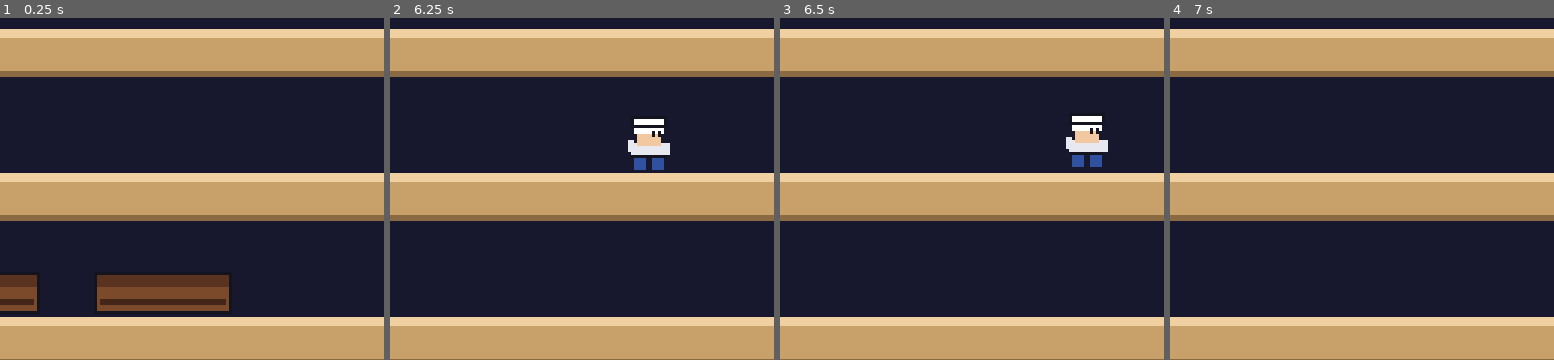
Above: before the commit, frames 1-4 (left to right).
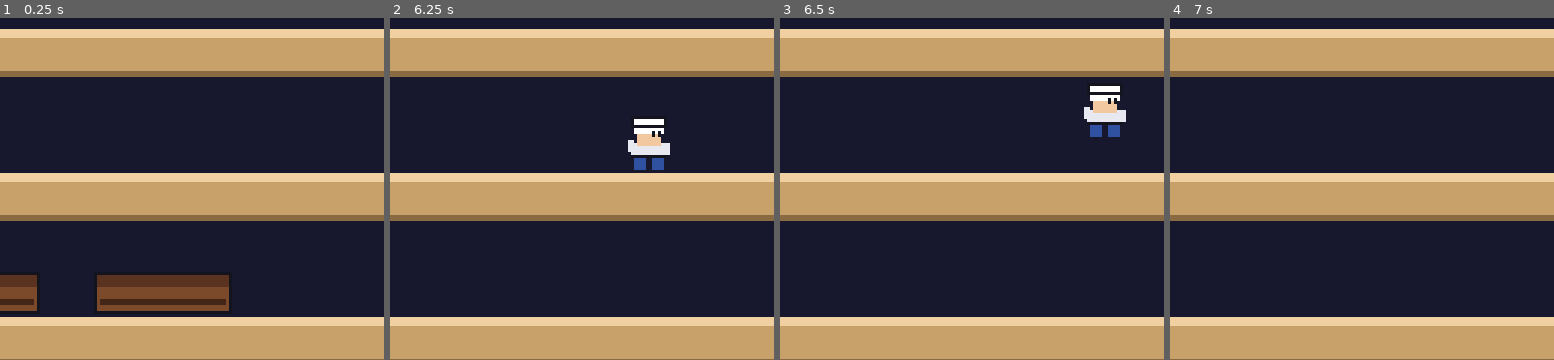
Above: after the commit, the same moments.

Repository: orbitmechanic/hamburger-helper
Game: Godot game, scene res://tests/test_scene.tscn
Same seed, same stepped clock (60 frames per second), same inputs: the game is played once before the commit and once after it. This scene is started directly instead of the project's main scene.
Inputs:
- Up to frame 1 (0.25 s): no input
- Up to frame 2 (6.25 s): tap Enter (confirm) at 0.5, 1.35, 3.5, 5, 5.1 s; hold Right (move_right) 0.53-1.28 s; tap Space (jump) at 0.6, 0.77, 1.07, 1.52, 1.55, 1.82, 2.3, 3.02, 3.05, 3.32, 3.77, 3.8, 4.07, 4.35, 4.52, 4.82, 5.3, 6.02, 6.05 s; hold Down (move_down) 1.28-2.03 s; hold Right (move_right) 2.03-2.78 s; tap F (pepper) at 2.1, 5.85 s; hold Up (move_up) 2.78-3.53 s; tap X at 2.85 s; hold Left (move_left) 3.53-5.03 s; tap P at 3.6 s; hold Down (move_down) 5.03-5.78 s; hold Right (move_right) from 5.78 s (still down)
- Up to frame 3 (6.5 s): keep holding Right (move_right); tap Space (jump) at 6.32 s
- Up to frame 4 (7 s): release Right (move_right) at 6.53 s; hold Up (move_up) from 6.53 s (still down); tap X at 6.6 s; tap Space (jump) at 6.77, 6.8 s
The pictures show only the part of the screen within x 26-76%, y 21-71%; the shares and areas given below are measured in that part.

Frames 1-2 are identical in both runs. In frame 3, 1.8% of the frame differs, in the area x 74-91%, y 19-44%; in frame 4, nothing differs.

Commit message:
Make the jump clear a nasty, and make a rider actually ride
The jump existed and moved the chef a cell, which made it useless: the hop landed
in the cell in front of him, so a nasty standing there caught him as he came down.
It now carries him clean over that cell and lands on the far side, which is what
turns it into a dodge. Jumping is also a push off a platform now, not a leap off a
ladder rung, so a chef on a ladder cannot jump sideways even when there is a ledge
under him, and a chef with nothing beneath him (already falling) cannot jump. A
wall in front cancels the hop; a wall on the far side shortens it rather than
cancelling it.

The ride was dead code. riding() matched a part against the nasty's own cell, but a
nasty rides a part by standing on top of it, so the part fills the cell below - the
comparison was off by one row and could never be true. Every crossing therefore
found no riders, nobody was ever carried, and the two-storey rider drop and RIDE
bonus were unreachable. It now matches the cell below, so walking a part a nasty
stands on drops it a second storey and carries the nasty down. When the part lands
it crushes the rider instead of letting it step off, and if the part boards a burger
and leaves the maze the rider is crushed with it. The auto-attach that stepped a
nasty onto any resting part it stood on was removed; it was also dead code under
the old comparison, and with a working one it would have attached riders that were
not on a falling part and then killed them on landing.

Diff:
--- a/scripts/enemies/enemy.gd
+++ b/scripts/enemies/enemy.gd
@@ -86,11 +86,13 @@
 
 
 ## Whether this nasty is standing on a given part and would be carried by it.
+## The part is underfoot, so it fills the cell below him rather than his own, and
+## that is what it has to be matched against.
 func riding(ing: Ingredient) -> bool:
 	if ing == null or state in [St.SQUASH, St.RIDE, St.FALL]:
 		return false
 	for c in ing.cells:
-		if c == cell:
+		if c == cell + Vector2i.DOWN:
 			return true
 	return false
 
@@ -128,9 +130,6 @@
 	if under != null and under.falling and state != St.RIDE:
 		_squash()
 		return
-	if under != null and not under.falling and riding(under):
-		attach(under)
-		return
 
 	if done:
 		_arrived()
@@ -156,8 +155,9 @@
 
 func _tick_ride(delta: float) -> void:
 	if ride == null or not is_instance_valid(ride):
+		# The part boarded a burger and left the maze, so it took the nasty with it.
 		ride = null
-		state = St.WALK
+		_squash()
 		return
 	# Ride the part down: sit on whichever of its cells is nearest.
 	var best := ride.cells[0]
@@ -167,12 +167,11 @@
 	if ride.falling:
 		place(best)
 		return
-	# The part has landed. Step off, or fall if there is nothing to stand on.
+	# The part has landed, and it took him down with it, so it has crushed him.
+	# The ride itself was already paid for when the part was knocked
+	# (carried_rider); the squash is what takes the nasty out of play.
 	ride = null
-	state = St.WALK
-	if not board.floor_below(cell):
-		_begin_fall()
-	queue_redraw()
+	_squash()
 
 
 ## Picks this nasty up onto a part that is on its way down.
--- a/scripts/player/player.gd
+++ b/scripts/player/player.gd
@@ -158,12 +158,37 @@
 func _can_jump() -> bool:
 	if state == St.CLIMB:
 		return false
-	return not board.blocks_player(cell + Vector2i(facing, 0))
+	# A jump is a push off a platform, not a leap off a ladder rung. Both halves
+	# matter: a ladder cell is not a launch pad even when there is a ledge below
+	# it, and a chef with nothing under him is already falling.
+	if board.is_ladder(cell) or not board.floor_below(cell):
+		return false
+	return _jump_landing() != Vector2i.ZERO
+
+
+## Where a jump puts the chef down. The hop clears the cell in front of him rather
+## than landing in it, which is the whole point: the chef used to hop exactly one
+## cell, so a nasty in the next cell caught him as he came down and the jump could
+## never get him over anything. Carrying the hop to the far side of that cell is
+## what makes it a dodge. A wall right in front cancels it; a wall on the far side
+## shortens it rather than cancelling it, so a jump beside a wall is still a jump.
+func _jump_landing() -> Vector2i:
+	var one := cell + Vector2i(facing, 0)
+	if board.blocks_player(one):
+		return Vector2i.ZERO
+	var two := cell + Vector2i(facing * 2, 0)
+	if not board.blocks_player(two):
+		return two
+	return one
 
 
 func _begin_jump() -> void:
+	var landing := _jump_landing()
+	# The longer hop is given more time, but not twice as much, so clearing a
+	# nasty reads as one quick push-off rather than a slow drift across the floor.
+	var dist := absi(landing.x - cell.x)
 	state = St.JUMP
-	begin_step(cell + Vector2i(facing, 0), JUMP_DUR)
+	begin_step(landing, JUMP_DUR * (1.0 + 0.4 * float(dist - 1)))
 
 
 func _start_fall() -> void:
--- a/tests/run_tests.gd
+++ b/tests/run_tests.gd
@@ -55,6 +55,7 @@
 	await _test_contact_is_drawn_contact()
 	await _test_falling_food_squashes()
 	await _test_riding_a_part()
+	await _test_crossing_a_part_carries_the_nasty()
 	await _test_game_starts_every_level()
 	await _test_burger_completes_the_level()
 	await _test_running_out_of_chefs()
@@ -790,7 +791,9 @@
 # --- Player ----------------------------------------------------------------
 
 
-## The jump is a dodge, not a way to climb: one cell in the facing direction.
+## The jump is a dodge, not a way to climb: it clears the cell in front so a nasty
+## standing in it is gone over rather than landed on, and it only works as a push
+## off a platform, never sideways off a ladder.
 func _test_player_jump() -> void:
 	_begin("player jump")
 	var h := _Harness.new(self)
@@ -799,16 +802,47 @@
 	if board == null:
 		return
 
+	# A nasty one cell in front is the whole reason the jump has to clear a cell.
+	# It is frozen so it stays put rather than wandering into the landing cell.
+	var enemy := Enemy.new()
+	h.game_node.add_child(enemy)
+	enemy.setup(board, Vector2i(5, 0), Enemy.Kind.HOTDOG, h.player)
+	enemy.stun(90.0)
+
 	h.player.place(Vector2i(4, 0))
 	h.player.facing = 1
+	check(board.floor_below(Vector2i(4, 0)), "the chef starts on a platform")
 	h.tap(&"jump")
 	await h.frames(4)
-	check(h.player.state == Player.St.JUMP or h.player.cell.x == 5,
+	check(h.player.state == Player.St.JUMP or h.player.cell.x == 6,
 		"the jump starts")
-	await h.frames(30)
-	check(h.player.cell.x == 5, "the jump covers one cell", "x is %d" % h.player.cell.x)
+	await h.until(func() -> bool: return h.player.state == Player.St.WALK, 2.0)
+	check(h.player.cell.x == 6, "the jump clears the cell in front",
+		"x is %d" % h.player.cell.x)
 	check(h.player.cell.y == 0, "and does not change row", "y is %d" % h.player.cell.y)
-	check(h.player.state == Player.St.WALK, "and it ends standing")
+	check(h.player.state == Player.St.WALK, "and it ends standing",
+		"state is %d" % h.player.state)
+	check(h.player.cell != enemy.cell, "so the chef does not land on the nasty",
+		"both at %s" % str(h.player.cell))
+
+	# With nothing under him the chef is already falling; he must not jump.
+	h.player.place(Vector2i(4, 5))
+	h.player.facing = 1
+	check(not board.floor_below(Vector2i(4, 5)), "these cells are in mid-air")
+	h.tap(&"jump")
+	await h.frames(10)
+	check(not h.player.moving, "a chef in mid-air cannot jump")
+
+	# A ladder is not a launch pad, even with a ledge under it, so he cannot leap
+	# sideways off a rung.
+	var ladder_cell := Vector2i(4, 0)
+	board._set_tile(ladder_cell, Board.Tile.LADDER)
+	h.player.place(ladder_cell)
+	h.player.facing = 1
+	h.tap(&"jump")
+	await h.frames(10)
+	check(h.player.cell == ladder_cell, "no jump sideways off a ladder",
+		"ended at %s" % str(h.player.cell))
 	h.teardown()
 
 
@@ -1363,22 +1397,68 @@
 		return
 
 	var ing := _add_ingredient(h, board, "m", 5, 3, 6)
+	# A nasty rides a part by standing on top of it, so it sits a row above the
+	# part, not level with it.
 	var enemy := Enemy.new()
 	h.game_node.add_child(enemy)
-	enemy.setup(board, Vector2i(6, 6), Enemy.Kind.PICKLE, h.player)
+	enemy.setup(board, Vector2i(6, 5), Enemy.Kind.PICKLE, h.player)
 	check(enemy.riding(ing), "the nasty is standing on the part")
 
-	# One knock would take this part from row 6 to the row 9 ledge. A nasty riding
-	# it buys a second drop, so it goes all the way to the ground instead.
-	ing.knock()
-	await h.until(func() -> bool: return not ing.falling)
-	check(ing.rest_row == 9, "a part on its own falls one storey",
-		"row is %d" % ing.rest_row)
-
+	# A part level with the nasty is beside it, not underfoot, so it is not a
+	# ride. This is the off-by-one that used to make the whole mechanic dead.
+	var beside := _add_ingredient(h, board, "l", 2, 5, 5)
+	check(not enemy.riding(beside), "a part level with the nasty is not underfoot")
+
+	# The chef's crossing attaches the rider before it knocks the part, so the
+	# nasty is carried down instead of being flattened by the part leaving.
+	enemy.attach(ing)
 	ing.knock(1)
-	await h.until(func() -> bool: return not ing.falling)
-	check(ing.rest_row == Cfg.GRID_H - 2, "and with a rider it falls two",
-		"row is %d" % ing.rest_row)
+	check(enemy.state == Enemy.St.RIDE, "the nasty is carried down",
+		"state is %d" % enemy.state)
+	await h.until(func() -> bool: return enemy.state == Enemy.St.SQUASH, 3.0)
+	h.teardown()
+
+
+## The whole point of the ride is that it happens while you play: the chef walks
+## across a part a nasty is standing on, and the nasty goes down with it. This
+## drives the game's own crossing handler, so the mechanic is checked through the
+## path a player actually takes rather than by calling the enemy's methods.
+func _test_crossing_a_part_carries_the_nasty() -> void:
+	_begin("crossing a part carries the nasty")
+	var h := _Harness.new(self)
+	var g := await h.start_game(0)
+	if g == null:
+		return
+	g._enter(Game.Phase.PLAYING)
+	await h.frame()
+
+	# Any part with a free cell above it will do; put a nasty on that cell so it
+	# is standing on the part, and freeze the level's own nasties out of the way.
+	var ing: Ingredient = null
+	for candidate in g.get_tree().get_nodes_in_group(&"ingredients"):
+		var c := candidate as Ingredient
+		if c != null and g.board.ingredient_at(c.cells[0]) == c \
+				and not g.board.blocks_player(c.cells[0] + Vector2i.UP):
+			ing = c
+			break
+	if ing == null:
+		check(false, "a level 1 part with room to stand a nasty on top of it")
+		h.teardown()
+		return
+
+	var enemy := Enemy.new()
+	h.game_node.add_child(enemy)
+	enemy.add_to_group(&"enemies")
+	enemy.setup(g.board, ing.cells[0] + Vector2i.UP, Enemy.Kind.HOTDOG, g.player)
+	check(enemy.riding(ing), "the nasty is standing on the part")
+
+	# The chef walks the full width, which is the crossing the game listens for.
+	g._on_crossed(ing)
+	check(enemy.state == Enemy.St.RIDE, "the crossing puts the nasty on the ride",
+		"state is %d" % enemy.state)
+	await h.until(func() -> bool: return enemy.state == Enemy.St.SQUASH, 6.0)
+	check(enemy.state == Enemy.St.SQUASH, "and the part crushes it on the way down",
+		"state is %d" % enemy.state)
 	h.teardown()
 
 
Not shown, changed: README.md
